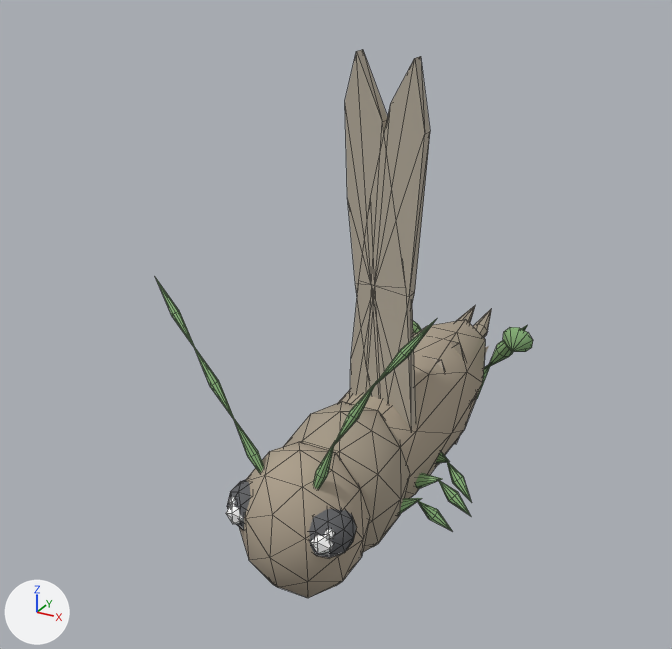
One commit to the glTF model web-forest/public/model/species/polionemobius-taprobanensis.glb: the scene before it, then after it.
Both versions are drawn from a camera (50 mm lens) standing at (0.479, -1.036, 0.852) and looking at (-0.099, 0.015, 0.326). Lighting does not change. The marker at lower left points along +X, +Y and +Z. The first picture is the older version. Mesh edges are drawn as thin lines. Where no turn or scale is listed for an object, it has been applied to the vertices. Vertices at exactly the same position are counted once.

Objects in the first picture: 'antenna-l1', 'antenna-l2', 'antenna-r1', 'antenna-r2', 'body', 'eye-l', 'head', 'hind-l0', 'hind-r1', 'pronotum', 'wingcase0l', 'wingcase0r' and 12 more.
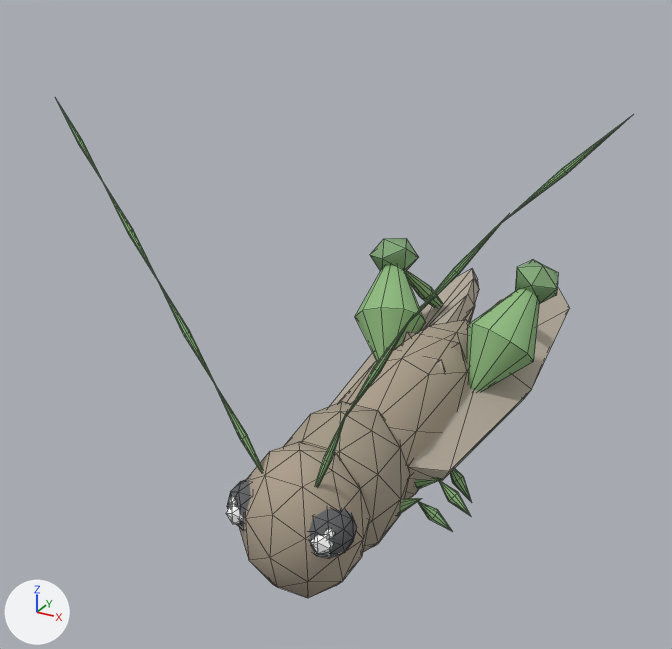
Pixel boxes (x1, y1, x2, y2) of what changed, in the pictures (672 x 649 px; the box of a moved part takes in the faces that stretch with it):
'wingcase0l', reshaped, moved, turned
    before: (345, 50, 416, 429)
    after: (408, 286, 570, 481)
'wingcase0r', reshaped, moved, turned
    before: (350, 56, 430, 396)
    after: (330, 269, 479, 406)
'hind-l0', reshaped, moved, turned (mostly hidden before)
    before: (476, 365, 490, 399)
    after: (467, 260, 558, 391)
'hind-r0', reshaped, moved, turned (not visible before)
    after: (355, 238, 425, 360)
'antenna-l2', moved
    before: (375, 320, 436, 385)
    after: (410, 213, 510, 321)
'antenna-l1', moved
    before: (334, 381, 377, 445)
    after: (346, 314, 414, 416)
'antenna-r1', moved
    before: (193, 345, 234, 418)
    after: (157, 279, 215, 383)
'antenna-r2', moved
    before: (155, 277, 195, 347)
    after: (103, 182, 158, 281)
'antenna-l3', added
    after: (504, 114, 634, 221)
'hind-l2', moved, turned (not visible afterwards)
    before: (503, 327, 533, 352)
'hind-r1', moved, turned
    before: (413, 321, 421, 333)
    after: (406, 271, 443, 308)
'hind-l1', moved, turned (not visible afterwards)
    before: (488, 326, 527, 367)
'antenna-r3', added
    after: (56, 99, 103, 182)
part 1 of me_mesh_10, added (green)
    after: (370, 238, 558, 304)
part 2 of me_mesh_10, moved or reshaped (mostly hidden before)
    before: (476, 365, 490, 399)
    after: (355, 265, 539, 391)
part 3 of me_mesh_15, moved or reshaped
    before: (345, 50, 430, 429)
    after: (408, 286, 570, 481)

The change in detail:
me_mesh_10 is used by ob_hind_l0; parent ob_body; location (0.0463, 0.0852, -0.0154); rotation (-1.62, 0.5, 0.0), in degrees (-93, 29, 0).
me_mesh_10 had 12 vertices, 20 faces and spanned x -0.018..0.018, y -0.017..0.017, z 0.0..0.172.
me_mesh_10 now has 24 vertices, 40 faces and spans x -0.055..0.055, y -0.052..0.052, z 0.0..0.232.
me_mesh_10 part 1: a new loose piece, an icosphere of 20 faces spanning x -0.033..0.033, y -0.033..0.033, z 0.177..0.232, in mat_flat.
Part 2, on me_mesh_10:
11 vertices are removed from x -0.018..0.018, y -0.017..0.017, z 0.06..0.172.
20 faces are deleted.
11 vertices are added at x -0.055..0.055, y -0.052..0.052, z 0.098..0.222.
20 new faces join them.
me_mesh_15 is used by ob_wingcase0l; parent ob_body; location (0.0231, -0.0852, 0.0327); rotation (1.53, -0.12, 0.0), in degrees (88, -6.9, 0).
me_mesh_15 had 22 vertices, 40 faces and spanned x -0.023..0.047, y -0.068..0.493, z -0.008..0.008.
me_mesh_15 now has 22 vertices, 40 faces and spans x -0.025..0.111, y -0.063..0.529, z -0.012..0.012.
me_mesh_15 part 3: 22 of 22 vertices moved; they spanned x -0.023..0.047, y -0.068..0.493, z -0.008..0.008 and now span x -0.025..0.111, y -0.063..0.529, z -0.012..0.012; mean shift (0.027, 0.02, 0.0).
Mesh me_mesh_17_1 is new.
It has 22 vertices, 40 faces and spans x -0.111..0.025, y -0.063..0.529, z -0.012..0.012.
It uses material mat_flat.
Mesh me_mesh_10_1 is new.
It is an icosphere of 20 faces spanning x -0.0032..0.0032, y -0.003..0.003, z 0.0..0.15.
It uses material mat_flat.
Object 'antenna-l1' (ob_antenna_l1) moves from (0.0, 0.0, 0.0928) to (0.0, 0.0, 0.135).
Object 'antenna-l2' (ob_antenna_l2) moves from (0.0, 0.0, 0.0928) to (0.0, 0.0, 0.135).
Object 'antenna-r1' (ob_antenna_r1) moves from (0.0, 0.0, 0.0928) to (0.0, 0.0, 0.135).
Object 'antenna-r2' (ob_antenna_r2) moves from (0.0, 0.0, 0.0928) to (0.0, 0.0, 0.135).
Object 'hind-l0' (ob_hind_l0) moves from (0.0463, 0.0852, -0.0154) to (0.0655, 0.0852, 0.00499).
Object 'hind-l0' (ob_hind_l0) turns from (-93, 29, 0) to (-41, 19, 0) degrees about x, y and z.
Object 'hind-r0' (ob_hind_r0) moves from (-0.0463, 0.0852, -0.0154) to (-0.0655, 0.0852, 0.00499).
Object 'hind-r0' (ob_hind_r0) turns from (-93, -29, 0) to (-41, -19, 0) degrees about x, y and z.
Object 'hind-r1' (ob_hind_r1) moves from (0.0, 0.0, 0.151) to (0.0, 0.0, 0.195).
Object 'hind-r1' (ob_hind_r1) turns from (117, 8.6, 0) to (-99, 6.9, 0) degrees about x, y and z.
Object 'wingcase0l' (ob_wingcase0l) moves from (0.0231, -0.0852, 0.0327) to (0.0262, -0.0568, 0.0268).
Object 'wingcase0l' (ob_wingcase0l) turns from (88, -6.9, 0) to (2.5, 29, 0) degrees about x, y and z.
Object 'wingcase0r' (ob_wingcase0r) now shows me_mesh_17_1 instead of me_mesh_15.
Object 'wingcase0r' (ob_wingcase0r) moves from (-0.0231, -0.0852, 0.0327) to (-0.0262, -0.0568, 0.0268).
Object 'wingcase0r' (ob_wingcase0r) turns from (88, 6.9, 0) to (2.5, -29, 0) degrees about x, y and z.
Object 'antenna-r3' (ob_antenna_r3) is new; it shows me_mesh_10_1.
Its parent is ob_antenna_r2.
Its location is (0.0, 0.0, 0.135).
Its rotation in degrees is (-6.9, -7.7, 0).
Object 'antenna-l3' (ob_antenna_l3) is new; it shows me_mesh_10_1.
Its parent is ob_antenna_l2.
Its location is (0.0, 0.0, 0.135).
Its rotation in degrees is (-6.9, 7.7, 0).
